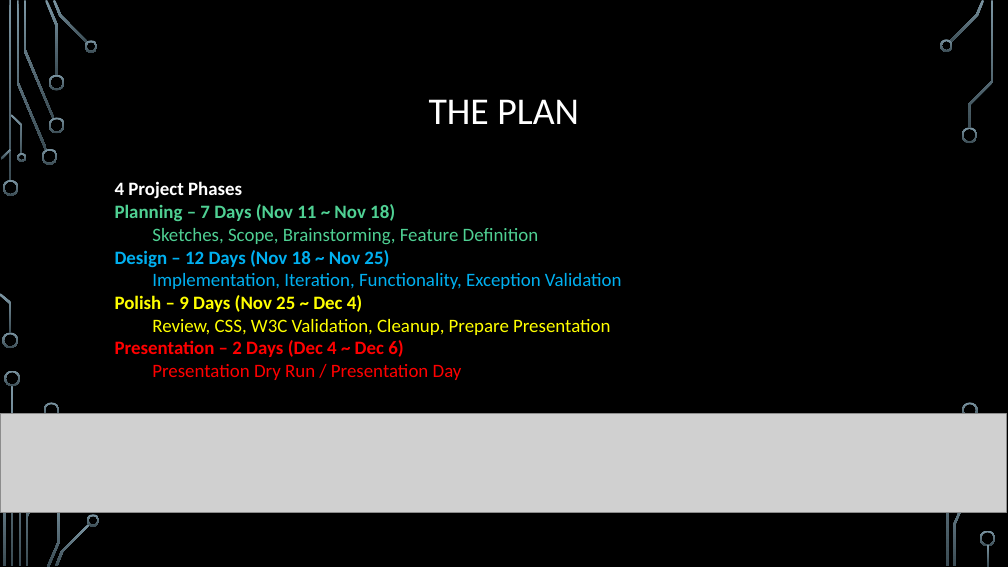
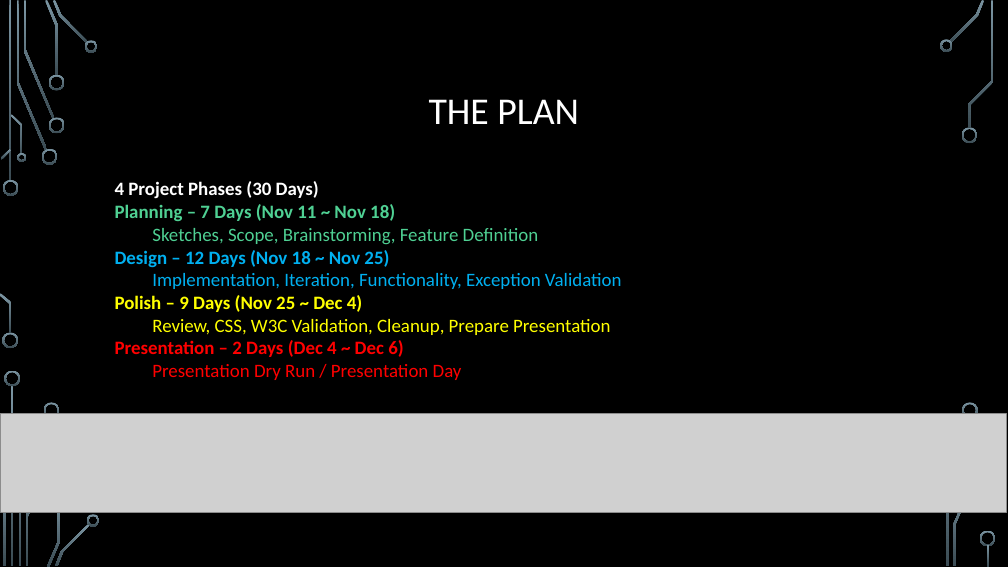
Before and after one commit to dmoradiya/Banking-Application-and-Expenses-Tracker-with-React---C-ASP-.NET-MVC, a slide deck: slide 5 of Planning/Virtual Velocity.pptx. Drawn at 1008x567 pixels with LibreOffice and Linux fonts; fonts in the diff are those of the drawing; grey boxes stand for pictures; background and template pictures are left out. Boxes give left, top, right and bottom in pixels: in the first picture for what was removed or moved away, otherwise in the second. Text is boxed around its words. In the diff, an @@ line names an element or a change of style, - is before the commit and + after.

```diff
--- a/Planning/Virtual Velocity.pptx
+++ b/Planning/Virtual Velocity.pptx
@@ text at (115,181,319,199): text changed @@
-4 Project Phases
+4 Project Phases (30 Days)
```
Also in this commit, not shown: 2 other slides changed, 1 other file.
